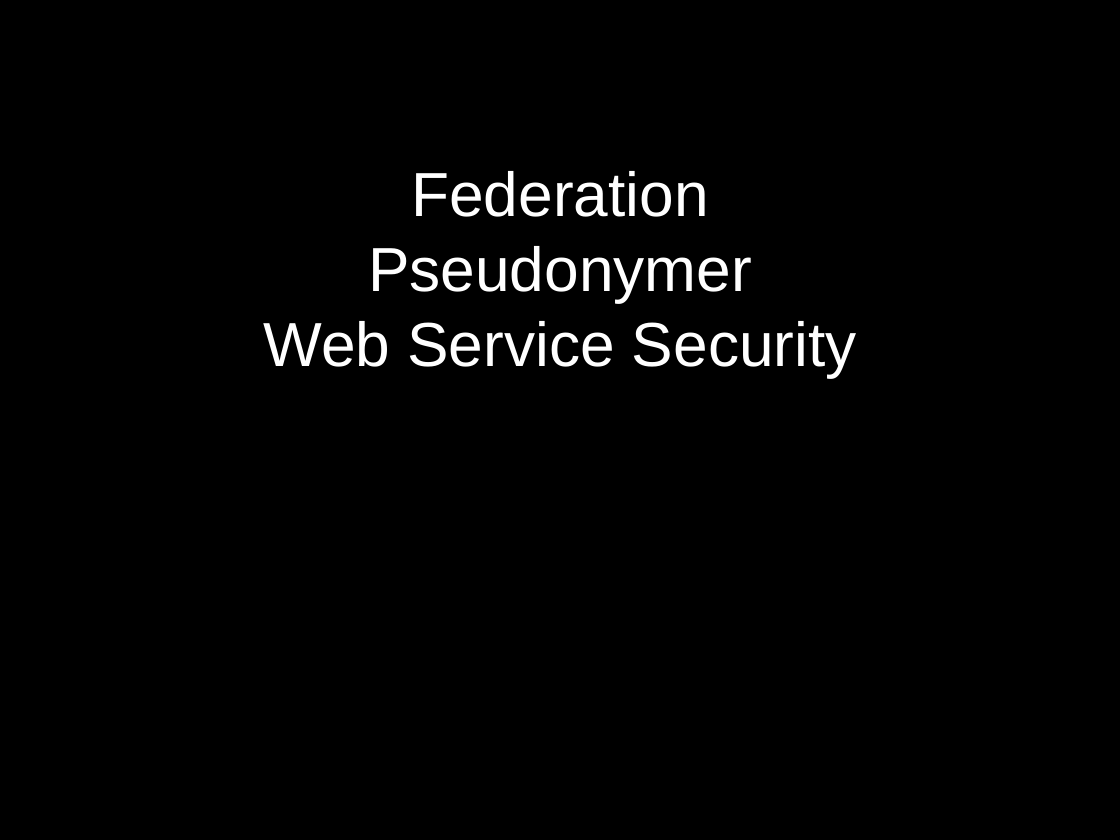
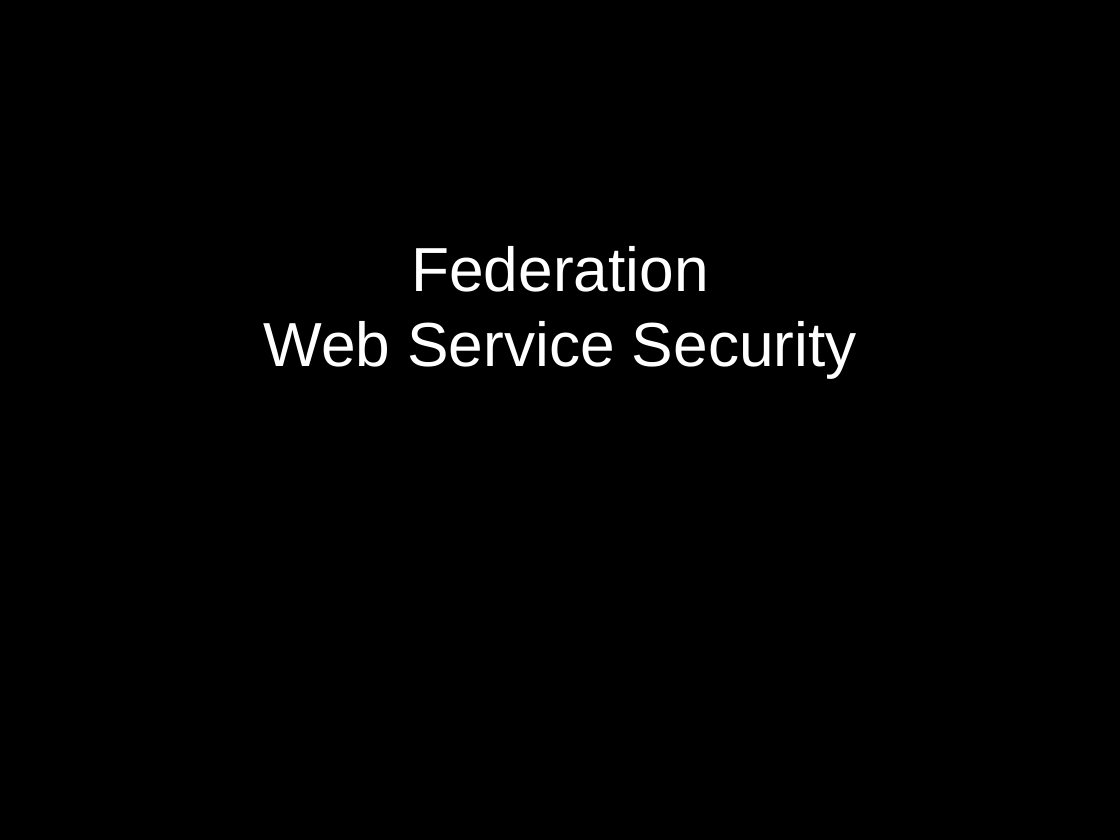
Before and after one commit to janasle/javabin-saml-demo, a slide deck: slide 17 of notes/javabin_saml.ppt (slide 19 before the commit). Drawn at 1120x840 pixels with LibreOffice and Linux fonts; fonts in the diff are those of the drawing. Boxes give left, top, right and bottom in pixels: in the first picture for what was removed or moved away, otherwise in the second. Text is boxed around its words. In the diff, an @@ line names an element or a change of style, - is before the commit and + after.

```diff
--- a/notes/javabin_saml.ppt
+++ b/notes/javabin_saml.ppt
@@ text at bbox=[368, 246, 752, 302]: paragraph removed @@
-Pseudonymer
```
Also in this commit, not shown: 11 other slides changed, 6 slides added, 2 slides removed, 23 other files.
